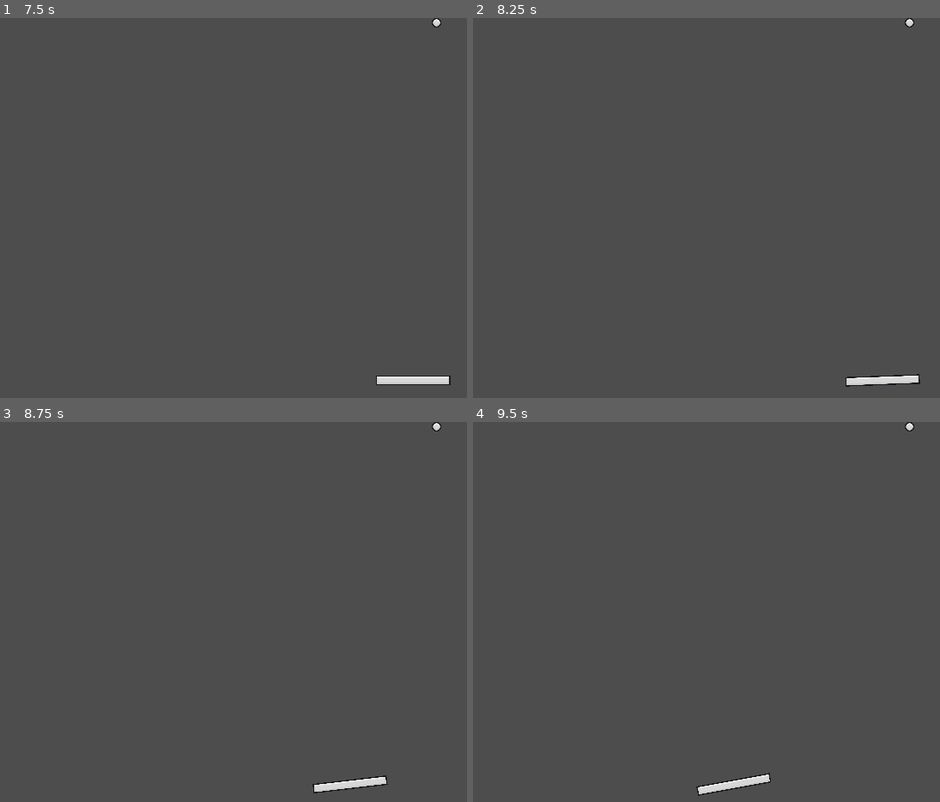
Above: before the commit, frames 1-4 (two rows, left to right).
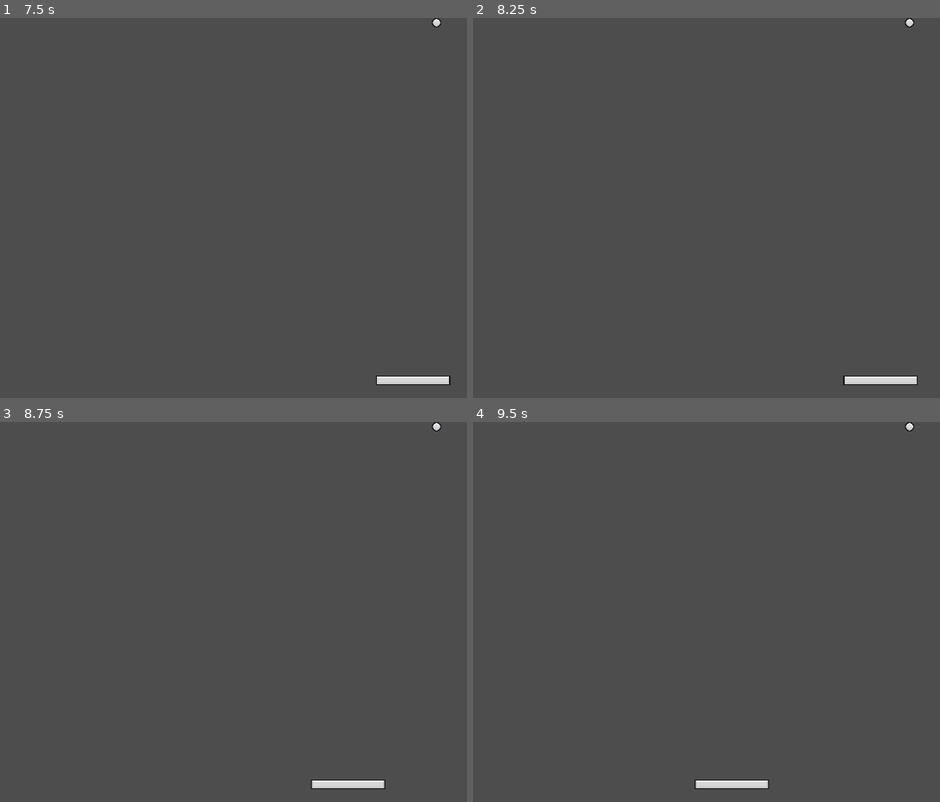
Above: after the commit, the same moments.

Repository: erenliving/brick-breaker-tutorial
Game: Godot game, scene res://scenes/main.tscn
Two runs of this game, one before a commit and one after it. Both use one fixed random seed, a clock stepped at 60 frames per second and the inputs below.
Inputs:
- Up to frame 1 (7.5 s): tap Enter at 0.5 s; hold D (right) 0.53-2.03 s; hold A (left) 2.03-4.28 s; hold D (right) from 4.28 s (still down)
- Up to frame 2 (8.25 s): tap Space at 8 s; release D (right) at 8.03 s; hold A (left) from 8.03 s (still down)
- Up to frame 3 (8.75 s): keep holding A (left)
- Up to frame 4 (9.5 s): keep holding A (left)

Frame 1 is identical in both runs. In frame 2, 0.1% of the frame differs, in the area x 79-96%, y 93-98%; in frame 3, 0.3%; in frame 4, 0.4%, in the area x 47-64%, y 92-99%.

Commit message:
Set collision layers

Diff:
--- a/project.godot
+++ b/project.godot
@@ -33,3 +33,10 @@
 , Object(InputEventKey,"resource_local_to_scene":false,"resource_name":"","device":-1,"window_id":0,"alt_pressed":false,"shift_pressed":false,"ctrl_pressed":false,"meta_pressed":false,"pressed":false,"keycode":0,"physical_keycode":4194321,"key_label":0,"unicode":0,"echo":false,"script":null)
 ]
 }
+
+[layer_names]
+
+2d_physics/layer_1="ball"
+2d_physics/layer_2="paddle"
+2d_physics/layer_3="walls"
+2d_physics/layer_4="brick"
--- a/scenes/main.tscn
+++ b/scenes/main.tscn
@@ -10,20 +10,25 @@
 
 [node name="Paddle" parent="." node_paths=PackedStringArray("camera") instance=ExtResource("1_by27v")]
 position = Vector2(0, 283)
+collision_layer = 2
 camera = NodePath("../Camera2D")
 
 [node name="Ball" parent="." instance=ExtResource("2_75ffr")]
 position = Vector2(0, 215)
+collision_mask = 14
 
 [node name="Walls" type="Node" parent="."]
 
 [node name="UpperWall" parent="Walls" instance=ExtResource("3_nog7p")]
 position = Vector2(0, -334)
+collision_layer = 4
 
 [node name="LeftWall" parent="Walls" instance=ExtResource("3_nog7p")]
 position = Vector2(-586, 0)
 rotation = 1.5708
+collision_layer = 4
 
 [node name="RightWall" parent="Walls" instance=ExtResource("3_nog7p")]
 position = Vector2(586, 0)
 rotation = 1.5708
+collision_layer = 4
